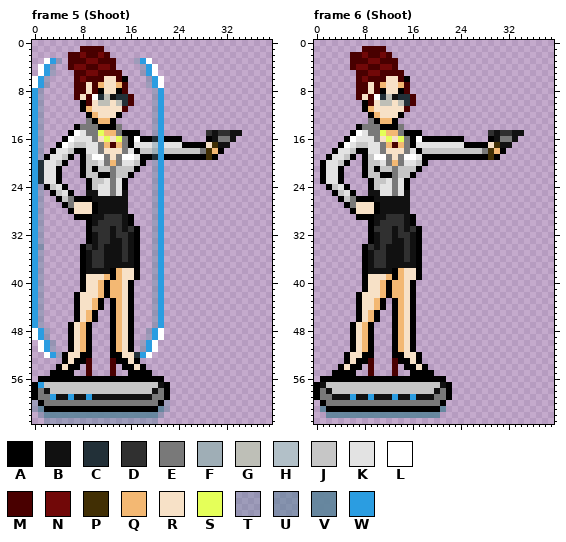
One commit to this pixel-art file: Platformer/Assets/Images/Ase/Marchioness.ase. The picture above was drawn from the file before the commit.
64x64 pixels, 16 frames. Shown: frame 5 (Shoot): x 0..39, y 0..63; frame 6 (Shoot): x 0..39, y 0..63. The commit also changed other frames, which this record leaves out.
Visible layers, top first: "Robot", "Weapon", "Hair", "Clothes", "Body".
Palette (. is transparent): A #000000  B #111111  C #223038  D #303030  E #797979  F #9faeb6  G #bebfb7  H #b2c0c8  J #c6c6c6  K #e3e3e3  L #ffffff  M #490000  N #710808  P #412f04  Q #f3b873  R #f7e1c7  S #e5ff59  T #5c839a5d  U #5c839a98  V #5c839ae3  W #2b9de1
Pixels before, frame 5 (Shoot) (only the part around the change), first column x 0:
 0 ........................................
 1 ........MMMM............................
 2 ......MMNMMNM...........................
 3 ..LWT.MMMNNMMM...TWL....................
 4 .LWT..MNNMMNNM....TWL...................
 5 .LWT...MMNNMMMM...TWL...................
 6 LWT....MNMMMRRMA...TWL..................
 7 LWT....MMRMQRRQM...TWL..................
 8 WT.....MMRMARRAM....TW..................
 9 WT.....MRMLCGBCCM...TW..................
10 WT......AMRGGRGCM...TW..................
11 WT......AQRRRRRM....TW..................
12 WT.......AQRRRA.....TW..................
13 WT.......EAQQA......TW..................
14 WT.....AEEEAAAE.....TW..................
15 WT....ALKEESQQEAAA..TW.......DBDDBB.....
16 WT...ALKKKERSRSEALAACWAAA....ABEEB......
17 WT..ALKJJKKEQMQEAKKKHWKKKAAAARPBB.......
18 WT.AKKJAAKKERRREKAJJFWJJJJJJEPQA........
19 WTAKKJA.AJLLERELLKAACWAAAAAAAPA.........
20 WCKKJA..AJJKEQEKKJA.TW..................
21 WCKKA...AJAJJEJJJA..TW..................
22 WCKKA...AJJAAEJJA...TW..................
23 WCKKA....AJJKEKA....TW..................
24 WTAJKA...AJKKEKA....TW..................
25 WT.AJKA..BBKKEKB....TW..................
26 WT..AJEAAABBBBBB....TW..................
27 WT...AERRRABBBBB....TW..................
28 WT....ARRRABBBBB....TW..................
29 WT.....AAABBDDDBA...TW..................
30 WT.......ABDDDDBA...TW..................
31 WT.......ADDDBDBDA..TW..................
32 WT.......ABDDBDDBA..TW..................
33 WT.......ABDDBBDBA..TW..................
34 WU......ADBDBBBDBA..TW..................
35 WT......ABDDBBBDBA..TW..................
36 WT......ABDDBBBDBA..TW..................
37 WT......ABDDBBBBBA..TW..................
38 WT......ABBBBAQRRA..TW..................
39 WT......ARRRQAQRRA..TW..................
40 WT......ARRQAQQRA...TW..................
41 WT......ARRQAQQRA...TW..................
42 WT.....ARRRQAQQRA...TW..................
43 WT.....ARRQA.AQRA...TW..................
44 WT.....ARRQA.AQRA...TW..................
45 WT.....ARQA..AQRA...TW..................
46 WT.....ARQA..AQRA...TW..................
47 WT....ARQA...AQRA...TW..................
48 LWT...ARQA...AQRA..TWL..................
49 LWT...ARQA...AQRA..TWL..................
50 .LWT..ARQA...AQRA.TWL...................
51 .LWT..ARQA...AQRA.TWL...................
52 ..LWTARRAA...AARRCWL....................
53 .....ARAAM...MAARA......................
54 ....ARAA.M...M.AARA.....................
55 ...AAAA..M...M..AAAA....................
56 .AAAAAAAAAAAAAAAAAAAAA..................
57 AWJJJJJJJJJJJJJJJJJJJBA.................
58 AEBJJJJJJJJJJJJJJJJJBEA.................
59 AEEWBBWBBWBBBBBBBBBBEEA.................
60 TAEEEEEEEEEEEEEEEEEEEAT.................
61 TVAAAAAAAAAAAAAAAAAAAVT.................
62 .TVVVVVVVVVVVVVVVVVVVT..................
63 ..TTTTTTTTTTTTTTTTTTT...................
Pixels before, frame 6 (Shoot) (only the part around the change), first column x 0:
 1 ........MMMM............................
 2 ......MMNMMNM...........................
 3 ......MMMNNMMM..........................
 4 ......MNNMMNNM..........................
 5 .......MMNNMMMM.........................
 6 .......MNMMMRRMA........................
 7 .......MMRMQRRQM........................
 8 .......MMRMARRAM........................
 9 .......MRMLCGBCCM.......................
10 ........AMRGGRGCM.......................
11 ........AQRRRRRM........................
12 .........AQRRRA.........................
13 .........EAQQA..........................
14 .......AEEEAAAE.........................
15 ......ALKEESQQEAAA...........DBDDBB.....
16 .....ALKKKERSRSEALAAAAAAA....ABEEB......
17 ....ALKJJKKEQMQEAKKKKKKKKAAAARPBB.......
18 ...AKKJAAKKERRREKAJJJJJJJJJJEPQA........
19 ..AKKJA.AJLLERELLKAAAAAAAAAAAPA.........
20 .AKKJA..AJJKEQEKKJA.....................
21 .AKKA...AJAJJEJJJA......................
22 .AKKA...AJJAAEJJA.......................
23 .AKKA....AJJKEKA........................
24 ..AJKA...AJKKEKA........................
25 ...AJKA..BBKKEKB........................
26 ....AJEAAABBBBBB........................
27 .....AERRRABBBBB........................
28 ......ARRRABBBBB........................
29 .......AAABBDDDBA.......................
30 .........ABDDDDBA.......................
31 .........ADDDBDBDA......................
32 .........ABDDBDDBA......................
33 .........ABDDBBDBA......................
34 ........ADBDBBBDBA......................
35 ........ABDDBBBDBA......................
36 ........ABDDBBBDBA......................
37 ........ABDDBBBBBA......................
38 ........ABBBBAQRRA......................
39 ........ARRRQAQRRA......................
40 ........ARRQAQQRA.......................
41 ........ARRQAQQRA.......................
42 .......ARRRQAQQRA.......................
43 .......ARRQA.AQRA.......................
44 .......ARRQA.AQRA.......................
45 .......ARQA..AQRA.......................
46 .......ARQA..AQRA.......................
47 ......ARQA...AQRA.......................
48 ......ARQA...AQRA.......................
49 ......ARQA...AQRA.......................
50 ......ARQA...AQRA.......................
51 ......ARQA...AQRA.......................
52 .....ARRAA...AARRA......................
53 .....ARAAM...MAARA......................
54 ....ARAA.M...M.AARA.....................
55 ...AAAA..M...M..AAAA....................
56 .AAAAAAAAAAAAAAAAAAAAA..................
57 ABJJJJJJJJJJJJJJJJJJJBA.................
58 AEBJJJJJJJJJJJJJJJJJBEA.................
59 AEEBBBWBBWBBBWBBWBBBEEA.................
60 .AEEEEEEEEEEEEEEEEEEEA..................
61 .VAAAAAAAAAAAAAAAAAAAV..................
62 ..VVVVVVVVVVVVVVVVVVV...................
63 ........................................
And afterwards:
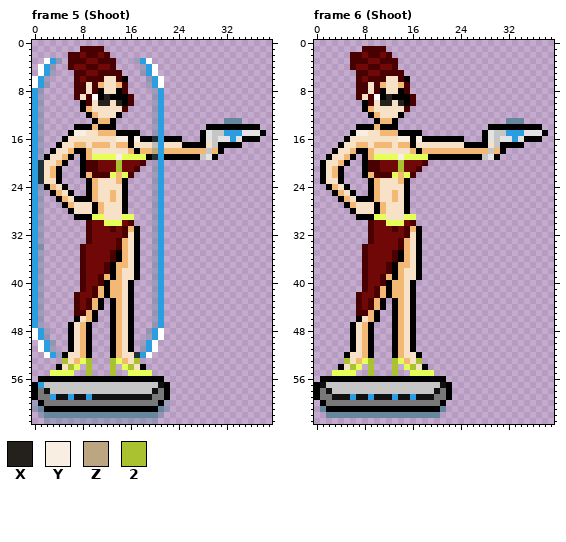
Colours new in this view: X #24211d  Y #f8eee2  Z #bca581  2 #abc230
Change:
layer "Clothes" now hidden
layer "Swimsuit" added
layer "Weapon2" added
Frame 5 (Shoot):
y 9: x 11..15 CGBCC -> AXAAA
y 10: x 11..12 GG -> XX; x 14..15 GC -> XA
y 13: x 9 E -> .; x 32..34 ... -> VVV
y 14: x 8..10 EEE -> AAQ; x 14 E -> .; x 29..37 ......... -> AAAAAAAAA
y 15: x 7..11 LKEES -> YYRRQ; x 14 E -> A; x 28..38 .DBDDBB.... -> AKJJWWWKKKA
y 16: x 6..10 LKKKE -> RRRRR; x 12 S -> R; x 14..15 SE -> YY; x 17 L -> Y; x 28..37 .ABEEB.... -> AKJKKWKAAA
y 17: x 5..11 LKJJKKE -> RRQQRQQ; x 13 M -> R; x 15 E -> Q; x 17..20 KKKH -> RRRG; x 22..24 KKK -> RRR; x 30..34 PBB.. -> JAAAA
y 18: x 4..6 KKJ -> RRQ; x 9..11 KKE -> QRR; x 15..16 EK -> RQ; x 18..20 JJF -> QQZ; x 22..29 JJJJJJEP -> QQQQQQQJ
y 19: x 3..5 KKJ -> RRQ; x 9..18 JLLERELLKA -> QSSSSYSSSS; x 28..29 AP -> JK
y 20: x 2..4 KKJ -> RRQ; x 9..18 JJKEQEKKJA -> MMNNN2NNNM
y 21: x 2..3 KK -> RQ; x 9..17 JAJJEJJJA -> MMNNN2NNM
y 22: x 2..3 KK -> RQ; x 9..16 JJAAEJJA -> QMMMSQSM
y 23: x 2..3 KK -> RR; x 10..14 JJKEK -> QRRRQ
y 24: x 3..4 JK -> QR; x 10..14 JKKEK -> QRRRR
y 25: x 4..5 JK -> QR; x 9..15 BBKKEKB -> AQRRQRA
y 26: x 5..6 JE -> QR; x 10..15 BBBBBB -> QRRQRA
y 27: x 6 E -> Q; x 11..15 BBBBB -> QRRRA
y 28: x 11..15 BBBBB -> QRRRA
y 29: x 10..16 BBDDDBA -> SSRRRSS
y 30: x 9..16 ABDDDDBA -> MNNSSSNM
y 31: x 9..16 ADDDBDBD -> MNNNMNMQ
y 32: x 9..16 ABDDBDDB -> MNNNNNMR
y 33: x 9..16 ABDDBBDB -> MNNNNMQR
y 34: x 8..16 ADBDBBBDB -> MNNNNNMQR
y 35..36: x 8..16 ABDDBBBDB -> MNNNNMAQR
y 37: x 8..16 ABDDBBBBB -> MNNNMAQQR
y 38: x 8..12 ABBBB -> MNNNM
y 39: x 8..11 ARRR -> MNNM
y 40: x 8..11 ARRQ -> MNNM
y 41: x 8..10 ARR -> MNM
y 42: x 7..10 ARRR -> MNNM
y 43..44: x 7..9 ARR -> MNM
y 45: x 7..8 AR -> MM
y 52: x 8 A -> Q; x 14 A -> Q
y 53: x 5 A -> 2; x 7..9 AAM -> QS2; x 13..15 MAA -> 2SQ; x 17 A -> 2
y 54: x 6..7 AA -> 2S; x 9 M -> 2; x 13 M -> 2; x 15..16 AA -> S2
y 55: x 3..6 AAAA -> SSSS; x 9 M -> 2; x 13 M -> 2; x 16..19 AAAA -> SSSS
Frame 6 (Shoot):
y 9: x 11..15 CGBCC -> AXAAA
y 10: x 11..12 GG -> XX; x 14..15 GC -> XA
y 13: x 9 E -> .; x 32..34 ... -> VVV
y 14: x 8..10 EEE -> AAQ; x 14 E -> .; x 29..37 ......... -> AAAAAAAAA
y 15: x 7..11 LKEES -> YYRRQ; x 14 E -> A; x 28..38 .DBDDBB.... -> AKJJWWWKKKA
y 16: x 6..10 LKKKE -> RRRRR; x 12 S -> R; x 14..15 SE -> YY; x 17 L -> Y; x 28..37 .ABEEB.... -> AKJKKWKAAA
y 17: x 5..11 LKJJKKE -> RRQQRQQ; x 13 M -> R; x 15 E -> Q; x 17..24 KKKKKKKK -> RRRRRRRR; x 30..34 PBB.. -> JAAAA
y 18: x 4..6 KKJ -> RRQ; x 9..11 KKE -> QRR; x 15..16 EK -> RQ; x 18..29 JJJJJJJJJJEP -> QQQQQQQQQQQJ
y 19: x 3..5 KKJ -> RRQ; x 9..18 JLLERELLKA -> QSSSSYSSSS; x 28..29 AP -> JK
y 20: x 2..4 KKJ -> RRQ; x 9..18 JJKEQEKKJA -> MMNNN2NNNM
y 21: x 2..3 KK -> RQ; x 9..17 JAJJEJJJA -> MMNNN2NNM
y 22: x 2..3 KK -> RQ; x 9..16 JJAAEJJA -> QMMMSQSM
y 23: x 2..3 KK -> RR; x 10..14 JJKEK -> QRRRQ
y 24: x 3..4 JK -> QR; x 10..14 JKKEK -> QRRRR
y 25: x 4..5 JK -> QR; x 9..15 BBKKEKB -> AQRRQRA
y 26: x 5..6 JE -> QR; x 10..15 BBBBBB -> QRRQRA
y 27: x 6 E -> Q; x 11..15 BBBBB -> QRRRA
y 28: x 11..15 BBBBB -> QRRRA
y 29: x 10..16 BBDDDBA -> SSRRRSS
y 30: x 9..16 ABDDDDBA -> MNNSSSNM
y 31: x 9..16 ADDDBDBD -> MNNNMNMQ
y 32: x 9..16 ABDDBDDB -> MNNNNNMR
y 33: x 9..16 ABDDBBDB -> MNNNNMQR
y 34: x 8..16 ADBDBBBDB -> MNNNNNMQR
y 35..36: x 8..16 ABDDBBBDB -> MNNNNMAQR
y 37: x 8..16 ABDDBBBBB -> MNNNMAQQR
y 38: x 8..12 ABBBB -> MNNNM
y 39: x 8..11 ARRR -> MNNM
y 40: x 8..11 ARRQ -> MNNM
y 41: x 8..10 ARR -> MNM
y 42: x 7..10 ARRR -> MNNM
y 43..44: x 7..9 ARR -> MNM
y 45: x 7..8 AR -> MM
y 52: x 8 A -> Q; x 14 A -> Q
y 53: x 5 A -> 2; x 7..9 AAM -> QS2; x 13..15 MAA -> 2SQ; x 17 A -> 2
y 54: x 6..7 AA -> 2S; x 9 M -> 2; x 13 M -> 2; x 15..16 AA -> S2
y 55: x 3..6 AAAA -> SSSS; x 9 M -> 2; x 13 M -> 2; x 16..19 AAAA -> SSSS
Changed places in both pictures, as pixel boxes (x1, y1, x2, y2):
changed: (44, 94, 266, 316)
changed: (50, 352, 152, 376)
changed: (326, 94, 548, 316)
changed: (332, 352, 434, 376)
